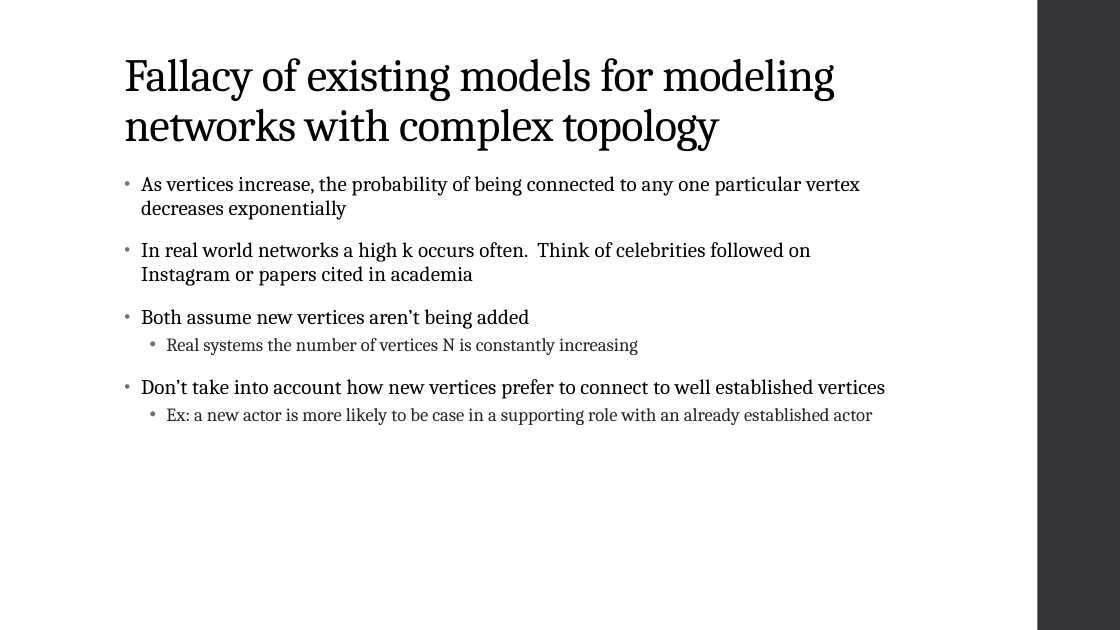
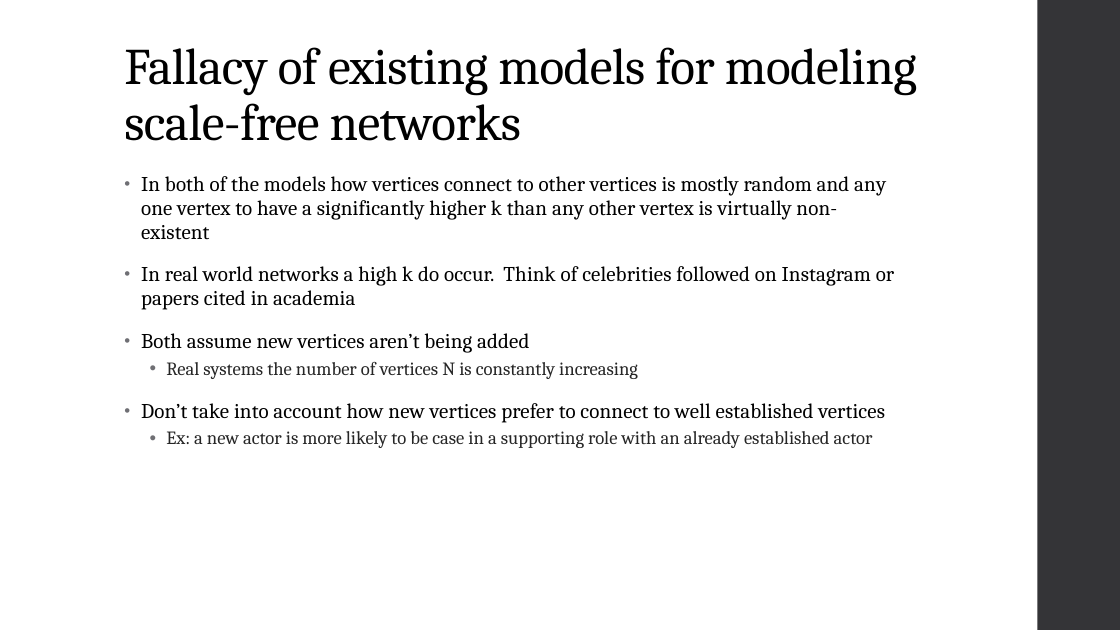
Before and after one commit to JefreyHildebrandt/UCF-Schoolwork, a slide deck: slide 9 of CAP6675 - Complex Adaptive Systems/EmergenceOfScalingPresentation/PresentationDraft2.pptx (slide 12 before the commit). Drawn at 1120x630 pixels with LibreOffice and Linux fonts; fonts in the diff are those of the drawing. Boxes give left, top, right and bottom in pixels: in the first picture for what was removed or moved away, otherwise in the second. Text is boxed around its words. In the diff, an @@ line names an element or a change of style, - is before the commit and + after.

Commit message:
Updated powerpoint

```diff
--- a/CAP6675 - Complex Adaptive Systems/EmergenceOfScalingPresentation/PresentationDraft2.pptx
+++ b/CAP6675 - Complex Adaptive Systems/EmergenceOfScalingPresentation/PresentationDraft2.pptx
@@ title at box(124, 47, 917, 141): text changed; size 39.6 to 44 pt @@
-Fallacy of existing models for modeling networks with complex topology
+Fallacy of existing models for modeling scale-free networks
@@ text at box(141, 176, 895, 310): text changed @@
-• As vertices increase, the probability of being connected to any one particular vertex decreases exponentially
-• In real world networks a high k occurs often. Think of celebrities followed on Instagram or papers cited in academia
+• In both of the models how vertices connect to other vertices is mostly random and any one vertex to have a significantly higher k than any other vertex is virtually non-existent
+• In real world networks a high k do occur. Think of celebrities followed on Instagram or papers cited in academia
```
Also in this commit, not shown: 11 other slides changed, 3 slides added, 5 slides removed, 1 other file.
